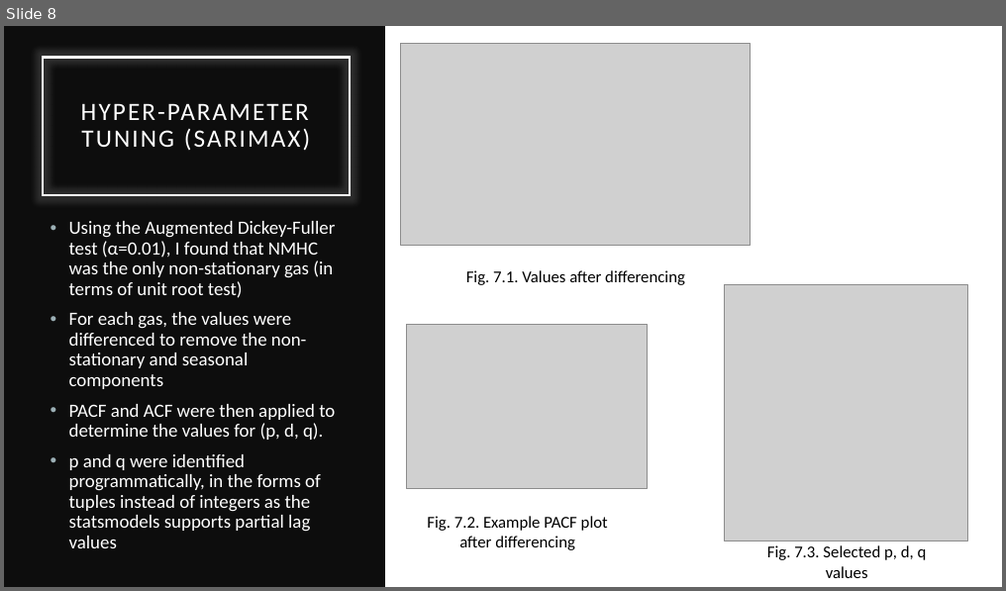
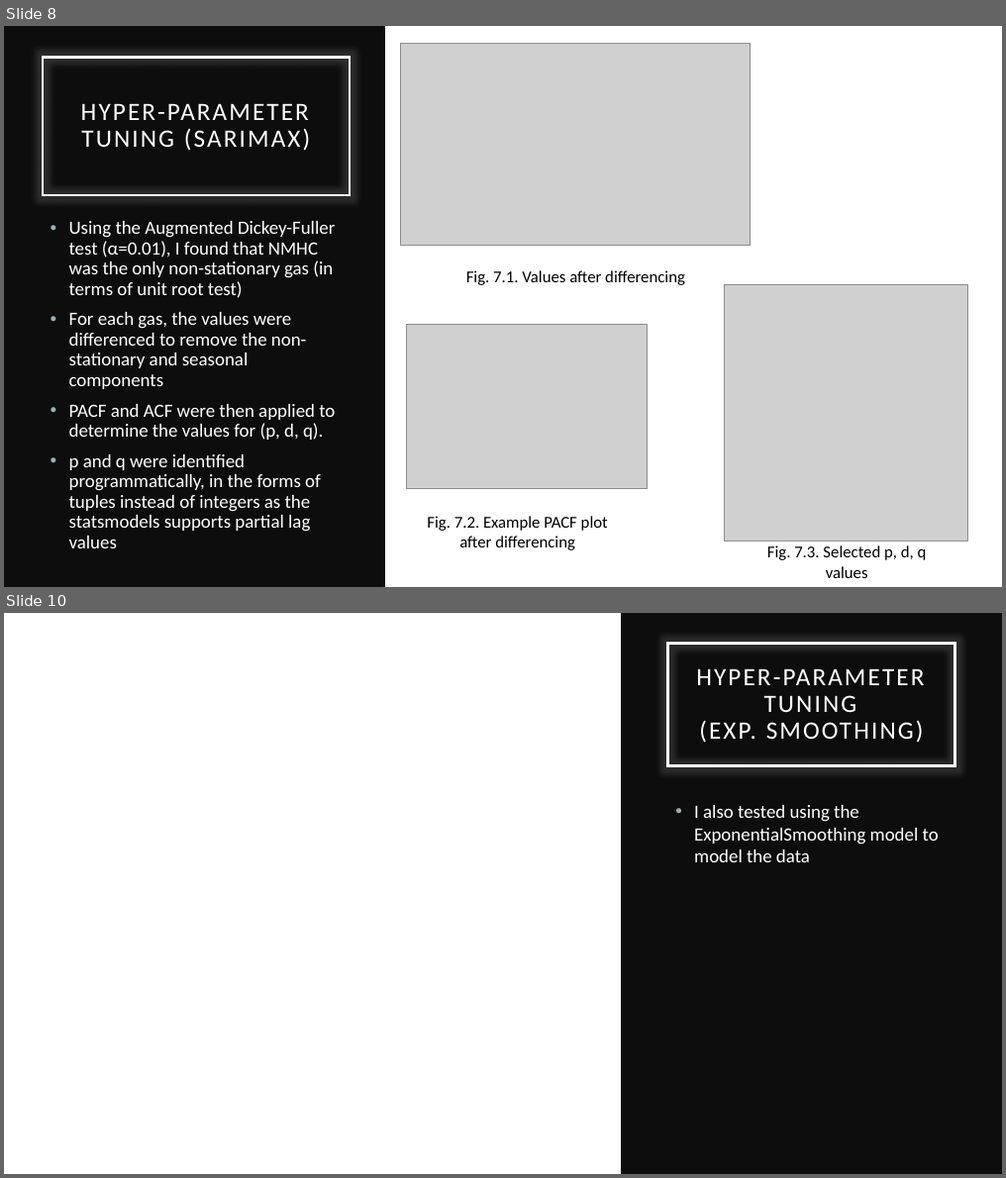
Before and after one commit to ethanolx/Air-Pollution-Mall-py, a slide deck: doc/part-a.pptx. Shown one above the other, each under a label of ours: slide 8 before the commit, slides 8 and 10 after it; the slides between them are not shown. The pictures are 1006x591 and 1006x1178 pixels, drawn with LibreOffice and Linux fonts; fonts in the diff are those of the drawing; grey boxes stand for pictures. Boxes give left, top, right and bottom in pixels: in the first picture for what was removed or moved away, otherwise in the second. Text is boxed around its words. In the diff, an @@ line names an element or a change of style, - is before the commit and + after.

```diff
--- a/doc/part-a.pptx
+++ b/doc/part-a.pptx
@@ slide 10 added at [4, 613, 1002, 1174], background #FFFFFF @@
@@ rectangle added at [621, 613, 1002, 1174], fill #0D0D0D @@
@@ title added at [668, 643, 954, 765], outline #FFFFFF 2.5 pt, 24 pt, text #FFFFFF @@
+HYPER-PARAMETER TUNING
+(EXP. SMOOTHING)
@@ text added at [694, 805, 939, 862], 18 pt, text #FFFFFF @@
+• I also tested using the ExponentialSmoothing model to model the data
```
Also in this commit, not shown: 3 slides changed, 1 other slide added, 1 slide removed, 2 other files.
